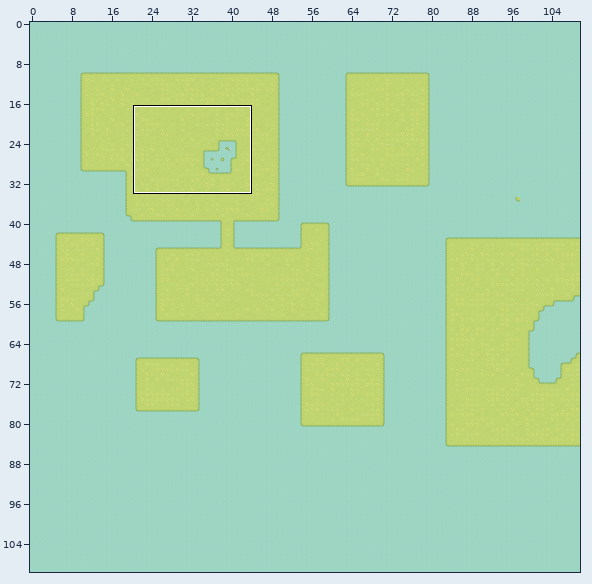
Tiled map, stored at assets/maps/phuhoa.tmx. The first picture is a wide view before the edit; the outline marks the close-up.
Close-up. As it was:
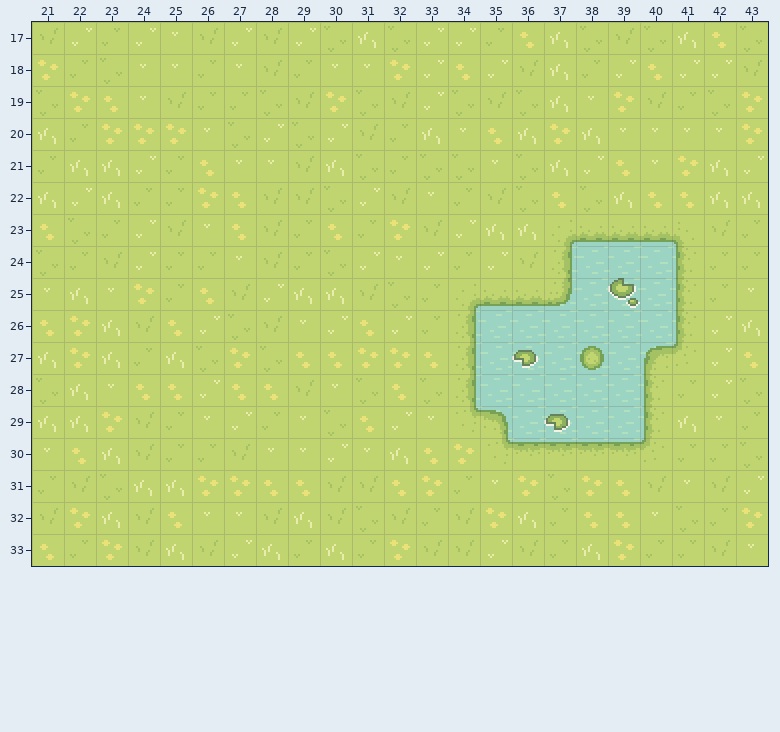
Cells are 16x16 px. Shown: x 21..43, y 17..33.
After the commit:
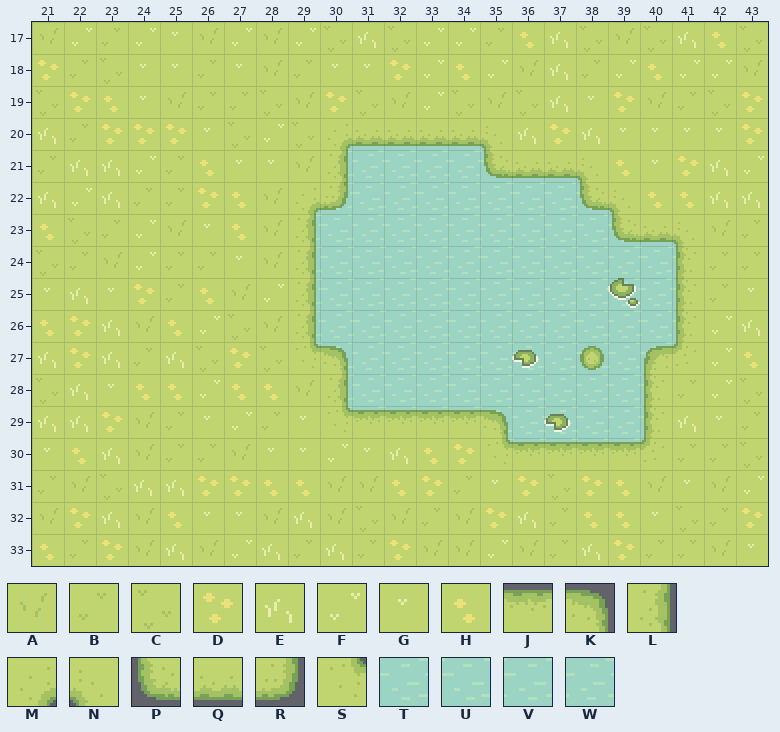
Key: from "Grass": A 0, B 1, C 2, D 5, E 10, F 11, G 12, H 15, J 32, K 33, L 43, M 44, N 45, P 51, Q 52, R 53, S 54; from "Water": T 0, U 1, V 2, W 3.
_ is an empty cell, . an unchanged one.
The edit:
--- layer "hoadong"
@@ x 29..39 @@
-20 .FABEGH....
-21 .ECBCCGCEF.
-22 ACFAGBACHCE
-23 BHBDAFEEMQQ
-24 BCFGFBFAL..
-25 EEACBMQQR..
-26 GFHFBL.....
-27 HHDDHL.....
-28 .GCHCL.....
-29 .CHFGS.....
+20 .MQQQQN....
+21 .LWTWWPQQN.
+22 MRUWVUTUUPN
+23 LUWTTTWVVUP
+24 LVUUWWUVV..
+25 LVUTTVTUT..
+26 LWVVTV.....
+27 SKWTTV.....
+28 .LVUTU.....
+29 .SJJJJ.....
Where, in picture pixels (left, top, right, bottom), the same in both close-ups:
changed: (294, 124, 636, 436)
